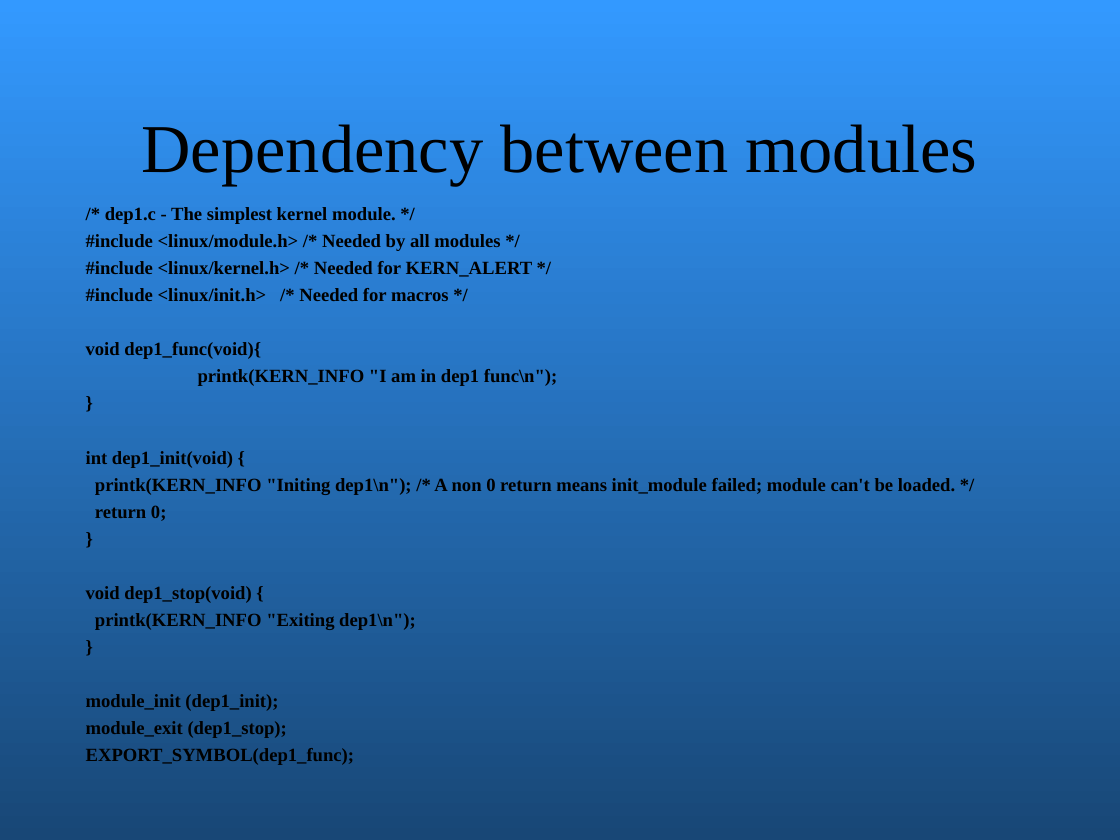
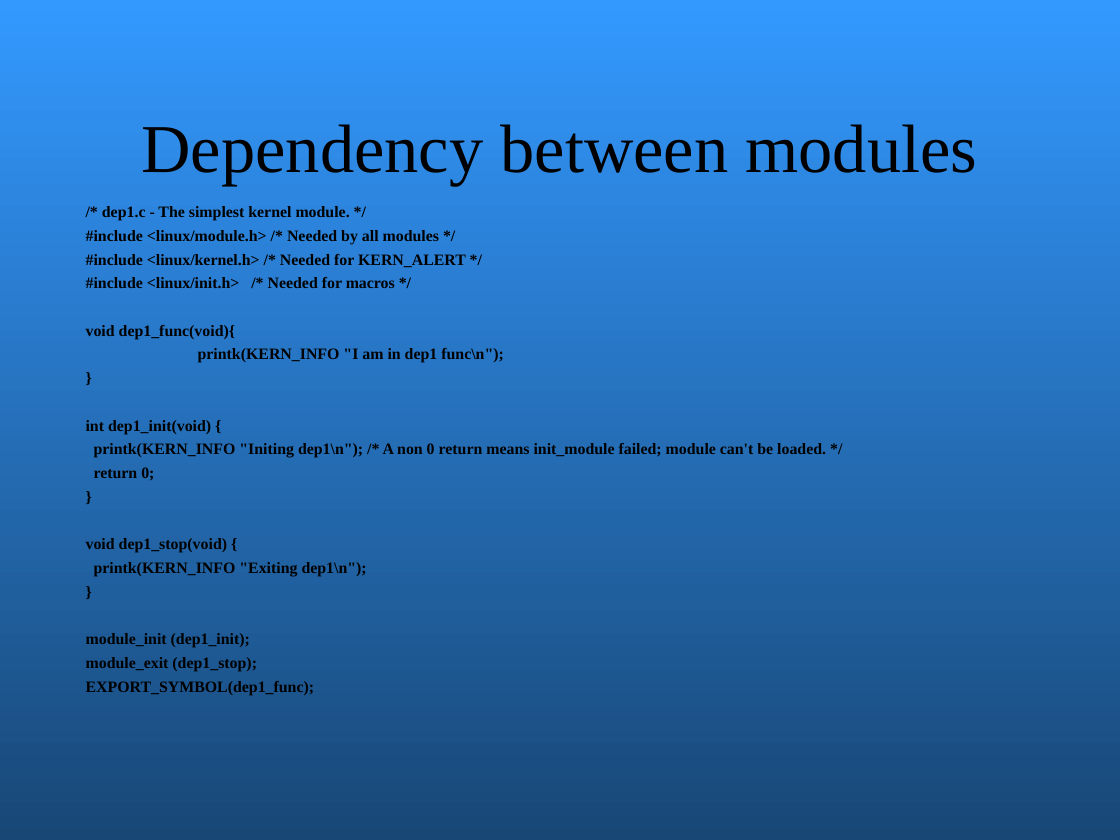
Before and after one commit to amitsagargowda/LinuxKernelDevelopment, a slide deck: slide 53 of Kernel_programming.ppt. Drawn at 1120x840 pixels with LibreOffice and Linux fonts; fonts in the diff are those of the drawing; background and template pictures are left out. Boxes give left, top, right and bottom in pixels: in the first picture for what was removed or moved away, otherwise in the second. Text is boxed around its words. In the diff, an @@ line names an element or a change of style, - is before the commit and + after.

```diff
--- a/Kernel_programming.ppt
+++ b/Kernel_programming.ppt
@@ text "/* dep1.c - The simplest ..." at <box>86,206,826,696</box>: size 12 to 10.2 pt @@
```
Also in this commit, not shown: 19 other slides changed, 20 slides added, 2 other files.
